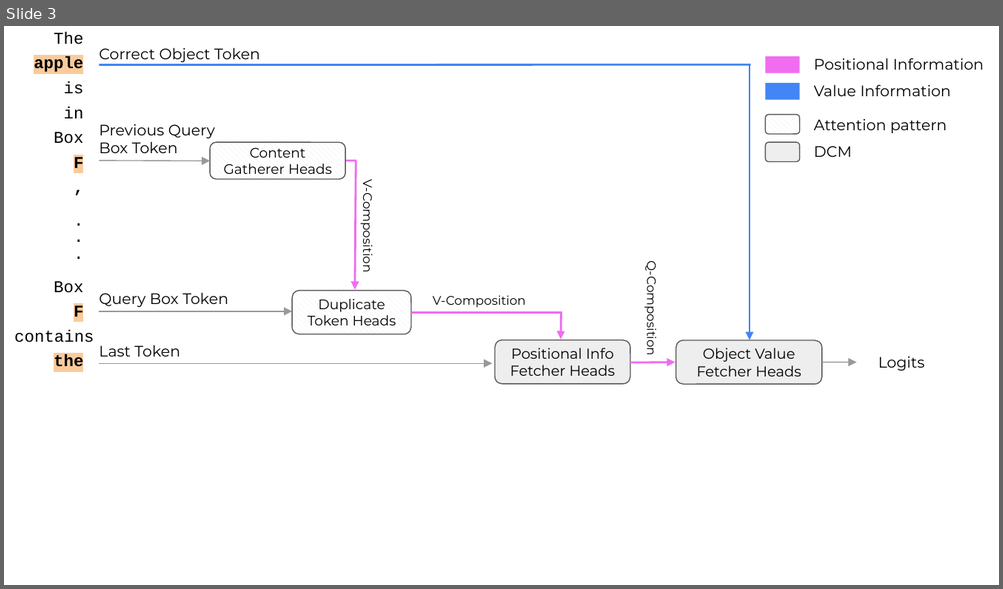
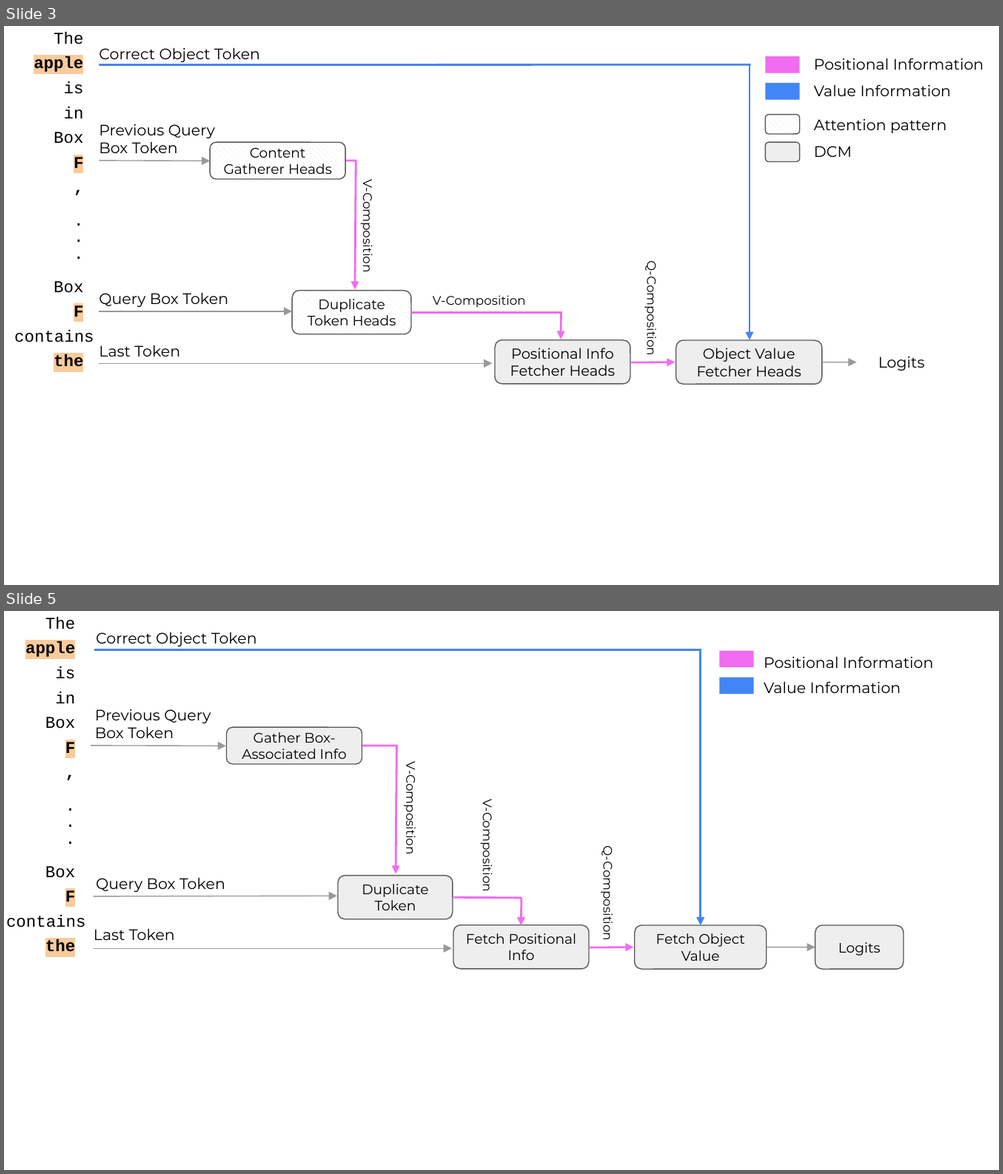
Before and after one commit to tamarott/finetuning_iclr24_figs, a slide deck: pptx_figs.pptx. Shown one above the other, each under a label of ours: slide 3 before the commit, slides 3 and 5 after it; the slides between them are not shown. The pictures are 1003x589 and 1003x1174 pixels, drawn with LibreOffice and Linux fonts; fonts in the diff are those of the drawing. Boxes give left, top, right and bottom in pixels: in the first picture for what was removed or moved away, otherwise in the second. Text is boxed around its words. In the diff, an @@ line names an element or a change of style, - is before the commit and + after.

```diff
--- a/pptx_figs.pptx
+++ b/pptx_figs.pptx
@@ slide 5 added at [4, 611, 999, 1170], background #FFFFFF @@
@@ text added at [96, 632, 257, 647], 11 pt, text #000000 @@
+Correct Object Token
@@ line added from (94, 649) to (701, 649), #4285F4 1.5 pt @@
@@ arrow added from (700, 649) to (700, 925), #4285F4 1.5 pt @@
@@ rectangle added at [719, 651, 753, 668], fill #F06CF0 @@
@@ text added at [763, 656, 933, 668], 11 pt, text #000000 @@
+Positional Information
@@ rectangle added at [719, 678, 753, 695], fill #4285F4 @@
@@ text added at [763, 681, 901, 693], 11 pt, text #000000 @@
+Value Information
@@ text added at [95, 709, 210, 738], 11 pt, text #000000 @@
+Previous Query
+Box Token
@@ rounded rectangle added at [227, 727, 362, 764], fill #EEEEEE, outline #595959 0.75 pt, 10 pt, text #000000 @@
+Gather Box-Associated Info
@@ arrow added from (91, 745) to (226, 746), #999999 0.75 pt @@
@@ line added from (362, 745) to (397, 745), #F06CF0 1.5 pt @@
@@ arrow added from (397, 745) to (396, 874), #F06CF0 1.5 pt @@
@@ text added at [403, 771, 420, 852], 9 pt, text #000000 @@
+V-Composition
@@ text added at [479, 808, 496, 889], 9 pt, text #000000 @@
+V-Composition
@@ rounded rectangle added at [338, 876, 452, 920], fill #EEEEEE, outline #595959 0.75 pt, 10 pt, text #000000 @@
+Duplicate Token
@@ line added from (395, 876) to (395, 876), #595959 0.75 pt @@
@@ text added at [600, 855, 617, 939], 9 pt, text #000000 @@
+Q-Composition
@@ arrow added from (94, 897) to (337, 897), #999999 0.75 pt @@
@@ text added at [96, 877, 225, 892], 11 pt, text #000000 @@
+Query Box Token
@@ line added from (453, 897) to (521, 898), #F06CF0 1.5 pt @@
@@ arrow added from (521, 897) to (521, 925), #F06CF0 1.5 pt @@
@@ group added at [4, 617, 85, 952]: 14 texts @@
+The
+apple
+is
+in
+Box
+F
+,
+.
+.
+.
+Box
+F
+contains
+the
@@ text added at [94, 928, 175, 940], 11 pt, text #000000 @@
+Last Token
@@ rounded rectangle added at [453, 925, 589, 969], fill #EEEEEE, outline #595959 0.75 pt, 10 pt, text #000000 @@
+Fetch Positional Info
@@ rounded rectangle added at [634, 925, 766, 969], fill #EEEEEE, outline #595959 0.75 pt, 10 pt, text #000000 @@
+Fetch Object Value
@@ rounded rectangle added at [814, 925, 903, 969], fill #EEEEEE, outline #595959 0.75 pt, 10 pt, text #000000 @@
+Logits
@@ arrow added from (94, 949) to (452, 949), #999999 0.75 pt @@
@@ arrow added from (589, 948) to (634, 947), #F06CF0 1.5 pt @@
@@ arrow added from (766, 947) to (814, 947), #999999 0.75 pt @@
```
Also in this commit, not shown: 1 slide changed, 14 other slides added.
